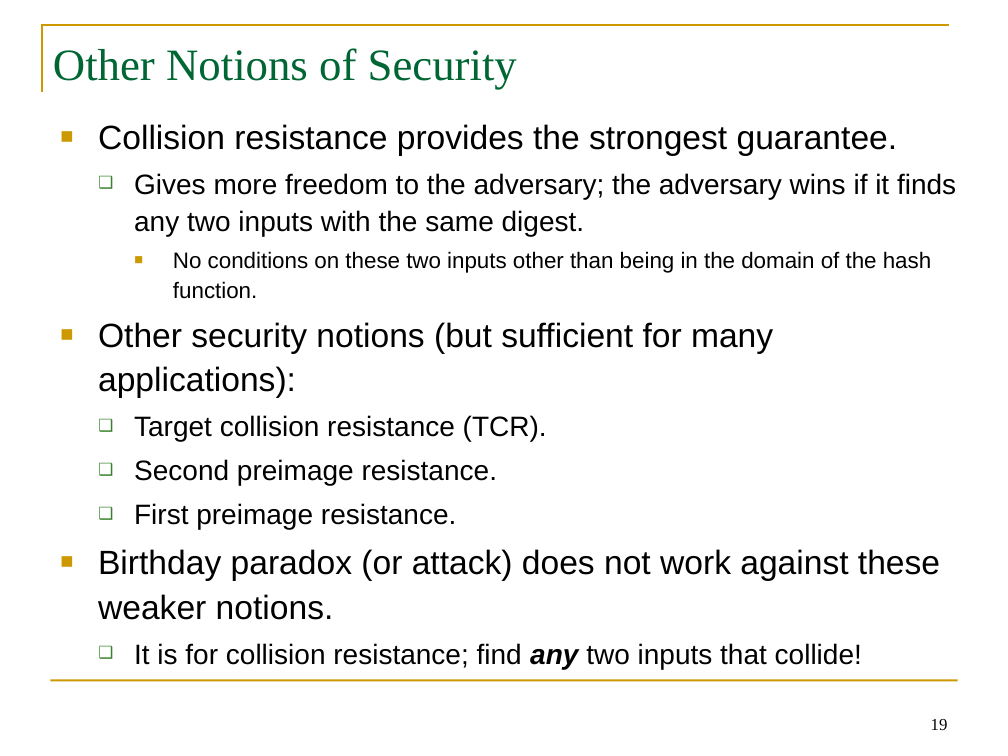
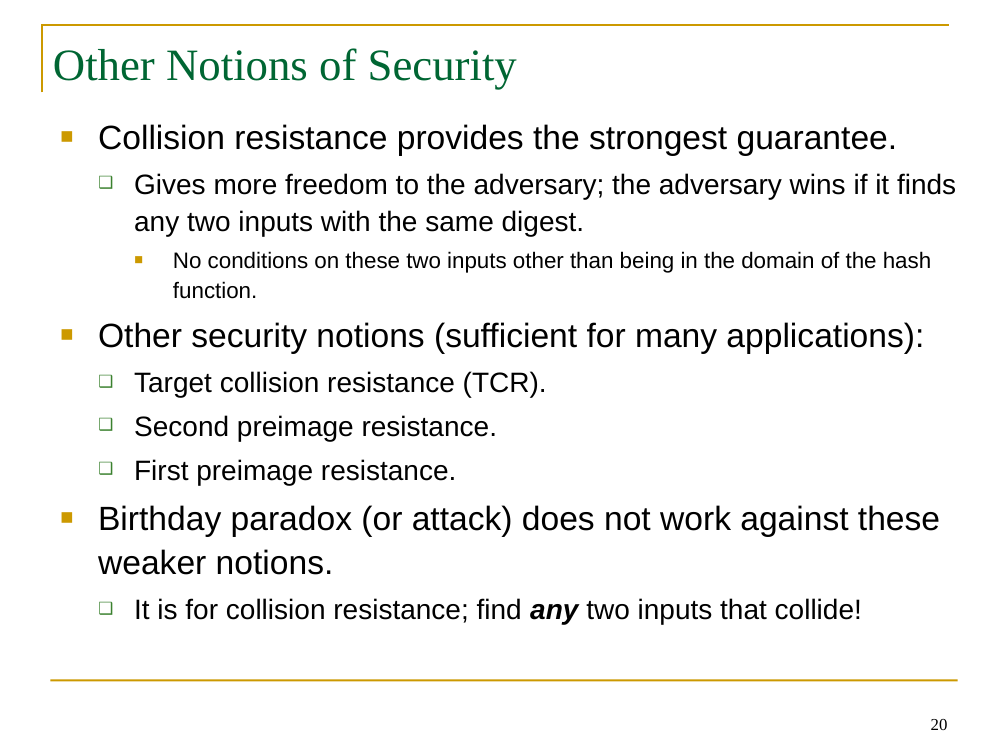
Before and after one commit to GhadaAlmashaqbeh/GhadaAlmashaqbeh.github.io, a slide deck: slide 20 of courses/cse3400-f2026/lecture6.pptx (slide 19 before the commit). Drawn at 1008x756 pixels with LibreOffice and Linux fonts; fonts in the diff are those of the drawing. Boxes give left, top, right and bottom in pixels: in the first picture for what was removed or moved away, otherwise in the second. Text is boxed around its words. In the diff, an @@ line names an element or a change of style, - is before the commit and + after.

```diff
--- a/courses/cse3400-f2026/lecture6.pptx
+++ b/courses/cse3400-f2026/lecture6.pptx
@@ text at <box>98,322,924,354</box>: text changed @@
-■ Other security notions (but sufficient for many applications):
+■ Other security notions (sufficient for many applications):
@@ page number at <box>931,719,948,730</box>: text changed @@
-19
+20
```
Also in this commit, not shown: 9 other slides changed, 1 slide added, 1 slide removed, 11 other files.
